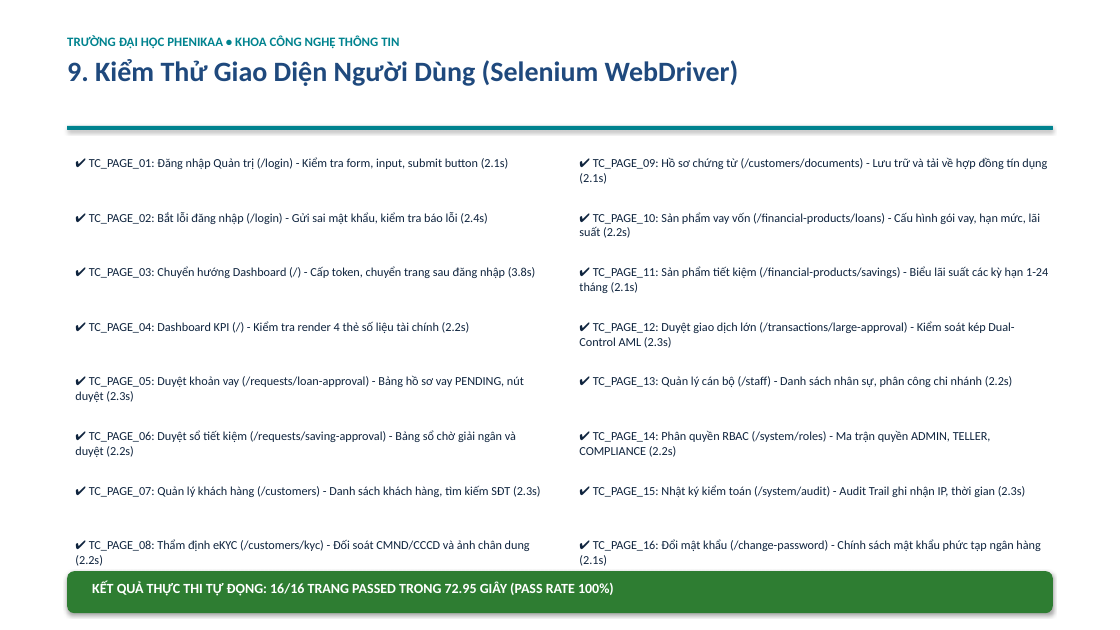
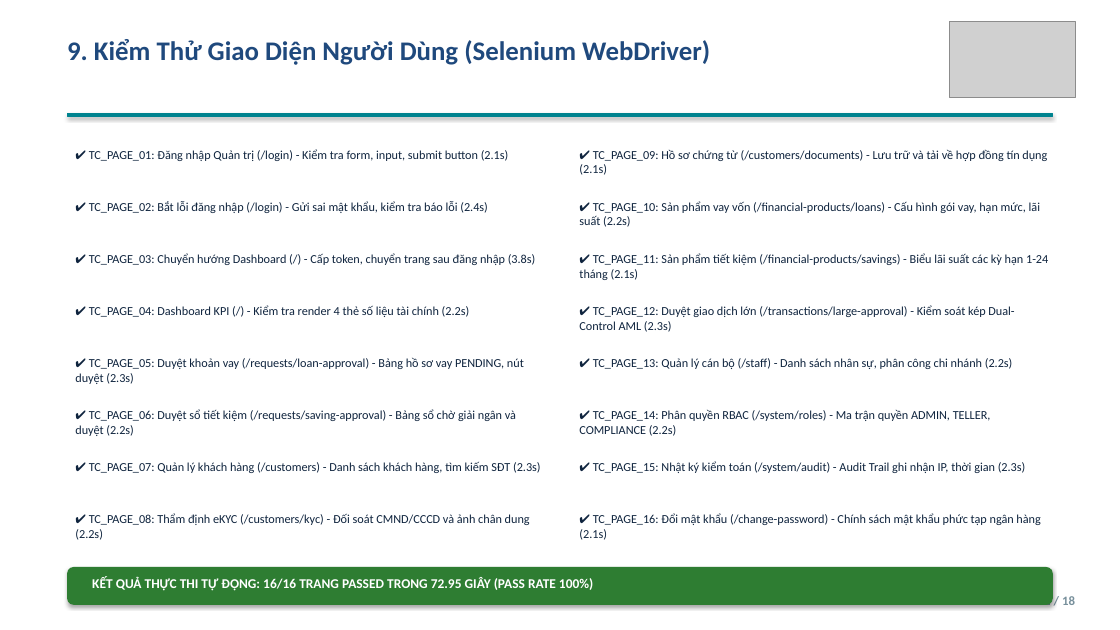
Before and after one commit to ngthanhs1/Kiemthu_MiniBank, a slide deck: slide 11 of docs/presentation/SLIDE_THUYET_TRINH_MINIBANK.pptx. Drawn at 1120x630 pixels with LibreOffice and Linux fonts; fonts in the diff are those of the drawing; grey boxes stand for pictures. Boxes give left, top, right and bottom in pixels: in the first picture for what was removed or moved away, otherwise in the second. Text is boxed around its words. In the diff, an @@ line names an element or a change of style, - is before the commit and + after.

```diff
--- a/docs/presentation/SLIDE_THUYET_TRINH_MINIBANK.pptx
+++ b/docs/presentation/SLIDE_THUYET_TRINH_MINIBANK.pptx
@@ picture added at box(949, 21, 1075, 97) @@
@@ text at box(67, 35, 399, 49): paragraph removed @@
-TRƯỜNG ĐẠI HỌC PHENIKAA • KHOA CÔNG NGHỆ THÔNG TIN
@@ text "9. Kiểm Thử Giao Diện ..." at box(67, 39, 710, 65): size 24 to 23 pt; less space between paragraphs @@
@@ 4 texts: place and size @@
-4 texts at box(89, 157, 1047, 238)
+4 texts at box(89, 149, 1047, 227)
@@ 4 texts, 1 rectangle: place and size @@
-4 texts, 1 rectangle at box(67, 126, 1053, 348)
+4 texts, 1 rectangle at box(67, 113, 1053, 332)
@@ 4 texts: place and size @@
-4 texts at box(75, 376, 1013, 457)
+4 texts at box(75, 358, 1013, 436)
@@ 4 texts: place and size @@
-4 texts at box(75, 485, 1040, 566)
+4 texts at box(75, 461, 1040, 540)
@@ rounded rectangle: place and size @@
-rounded rectangle at box(67, 571, 1053, 613)
+rounded rectangle at box(67, 567, 1053, 605)
@@ text "KẾT QUẢ THỰC THI TỰ ..." at box(92, 577, 593, 591): size 12 to 11.5 pt @@
@@ text added at box(1038, 596, 1075, 609), 11 pt, text #78909C, bold @@
+11 / 18
```
Also in this commit, not shown: 16 other slides changed, 1 slide added, 13 other files.
